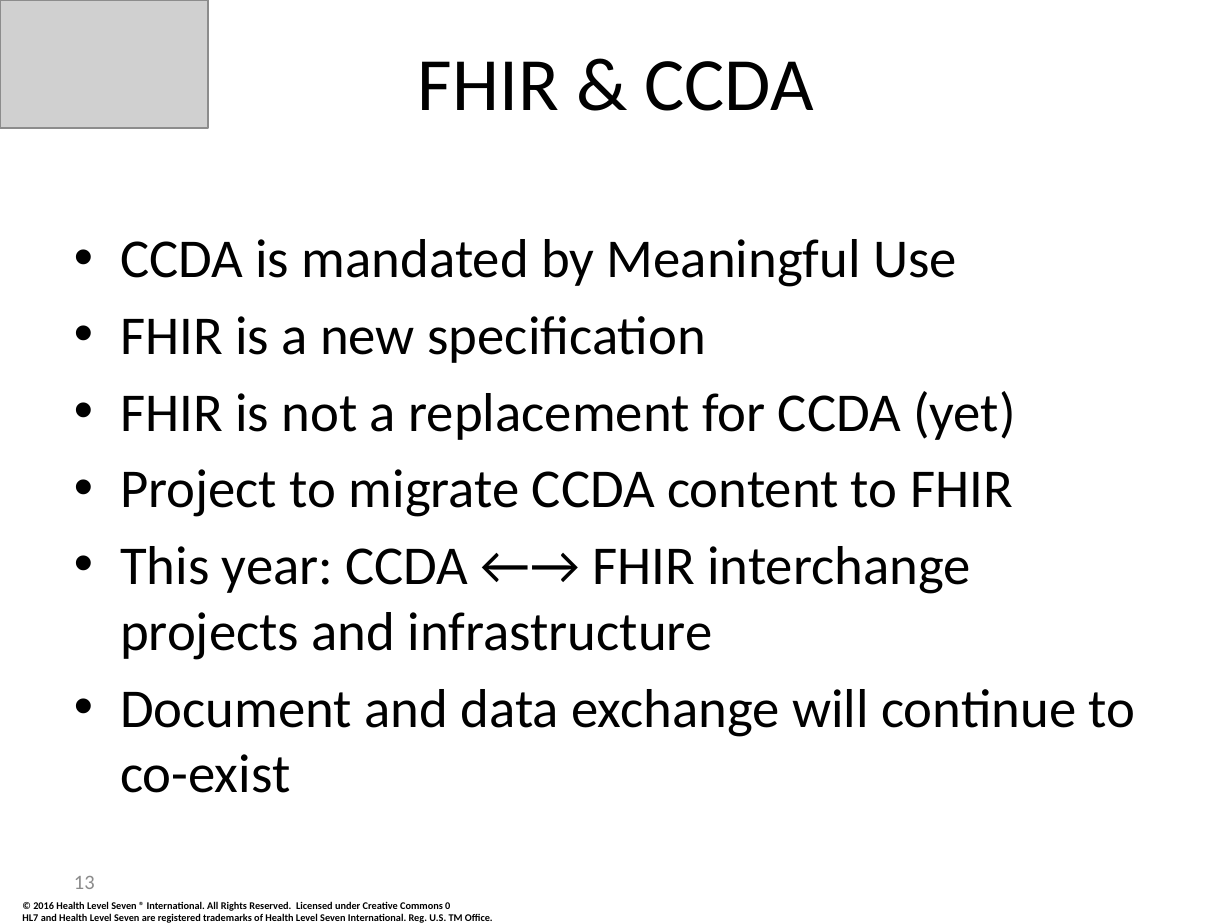
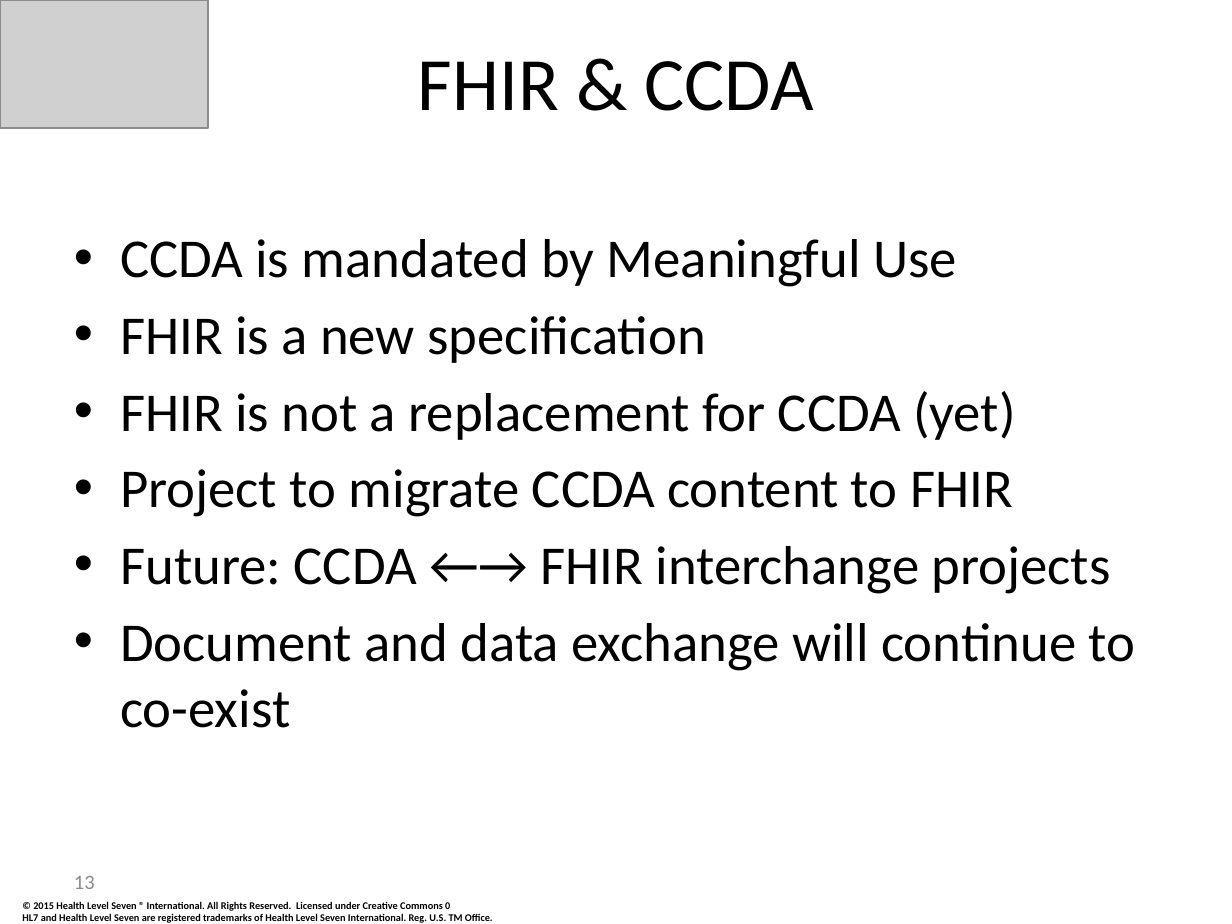
Before and after one commit to FHIR/documents, a slide deck: slide 13 of presentations/2015-04-HIMSS/HIMSS FHIR Summary Presentation.pptx. Drawn at 1232x924 pixels with LibreOffice and Linux fonts; fonts in the diff are those of the drawing; grey boxes stand for pictures; background and template pictures are left out. Boxes give left, top, right and bottom in pixels: in the first picture for what was removed or moved away, otherwise in the second. Text is boxed around its words. In the diff, an @@ line names an element or a change of style, - is before the commit and + after.

```diff
--- a/presentations/2015-04-HIMSS/HIMSS FHIR Summary Presentation.pptx
+++ b/presentations/2015-04-HIMSS/HIMSS FHIR Summary Presentation.pptx
@@ text at <box>120,546,1111,594</box>: text changed @@
-• This year: CCDA ←→ FHIR interchange projects and infrastructure
+• Future: CCDA ←→ FHIR interchange projects
@@ text at <box>33,901,450,911</box>: text changed @@
-© 2016 Health Level Seven ® International. All Rights Reserved. Licensed under Creative Commons 0
+© 2015 Health Level Seven ® International. All Rights Reserved. Licensed under Creative Commons 0
```
Also in this commit, not shown: 14 other slides changed, 5 other files.
